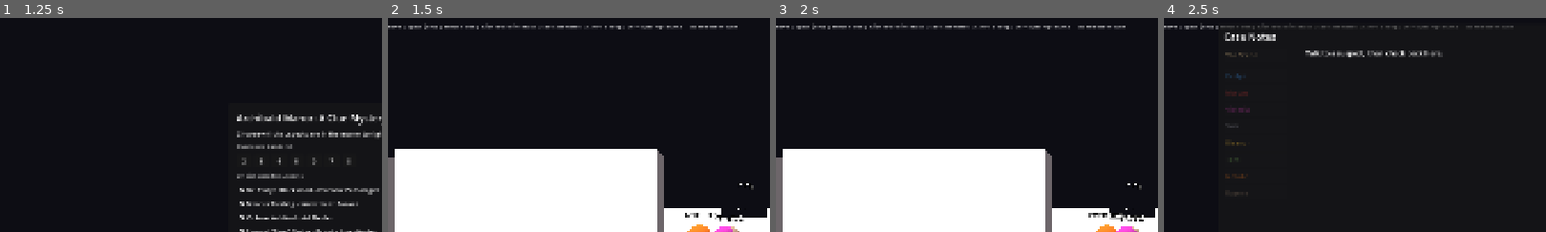
Above: before the commit, frames 1-4 (left to right).
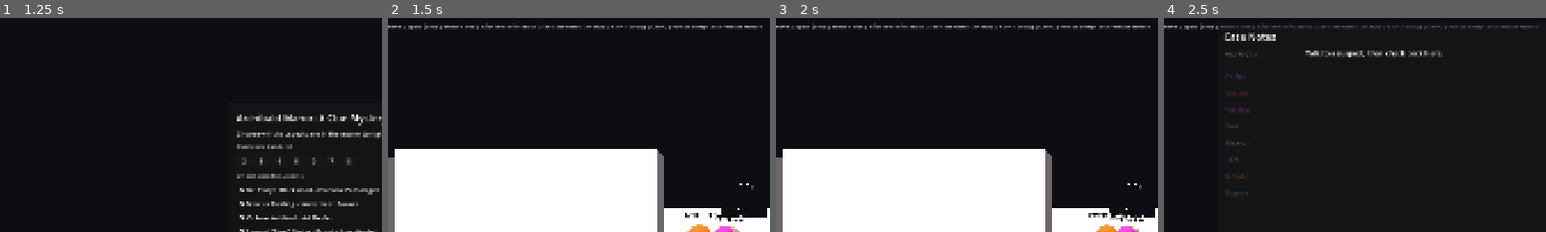
Above: after the commit, the same moments.

Repository: TylerHat/ArchibaldManorMystery
Game: Godot game, scene res://Scenes/Main.tscn
Same seed, same stepped clock (60 frames per second), same inputs: the game is played once before the commit and once after it.
Inputs (mouse positions are % of the whole screen's width and height, from its top left):
- Up to frame 1 (1.25 s): click (49, 77) at 0.52 s; type "12" at 0.6 s
- Up to frame 2 (1.5 s): click "Start Game" at 1.25 s
- Up to frame 3 (2 s): no input
- Up to frame 4 (2.5 s): move the mouse to (55, 49) at 2.02 s; hold W (move_forward) from 2.03 s (still down); hold E (interact) from 2.03 s (still down); click (55, 49) at 2.17 s; tap Space (jump) at 2.27 s; tap Tab (toggle_notes) at 2.3 s
The pictures show only the part of the screen within x 3-53%, y 0-50%; the shares and areas given below are measured in that part.

Frame 1 is identical in both runs. In frame 2, 0.4% of the frame differs, in the area x 52-98%, y 3-6%; in frame 3, 0.4%; in frame 4, 0.2%.

Commit message:
Making menus bigger

Diff:
--- a/scripts/GameManager.gd
+++ b/scripts/GameManager.gd
@@ -253,6 +253,7 @@
 	_add_key_action("move_right", KEY_D)
 	_add_key_action("interact", KEY_E)
 	_add_key_action("toggle_notes", KEY_TAB)
+	_add_key_action("toggle_map", KEY_M)
 	_add_key_action("jump", KEY_SPACE)
 	# Ctrl-modified so they can't be hit by accident, and so the plain number
 	# keys stay free for anything later.
--- a/scripts/Main.gd
+++ b/scripts/Main.gd
@@ -114,6 +114,14 @@
 var accusation_selected_id: String = ""
 var accusation_accuse_button: Button
 var accusation_result_label: Label
+
+# The mansion map (M). Drawn as a 3x3 grid of cells mirroring GRID rather than
+# rendered from the 3D world, because GRID *is* the floor plan - a second
+# viewport would cost far more and tell you nothing extra.
+var map_panel: Panel
+var map_room_cells: Dictionary = {} # room name -> PanelContainer, for the "you are here" highlight
+var map_room_occupants: Dictionary = {} # room name -> RichTextLabel listing who's in it
+var map_refresh_timer: Timer
 
 var notes_panel: Panel
 var notes_log: RichTextLabel
@@ -441,12 +449,18 @@
 		elif examine_panel and examine_panel.visible:
 			close_examine()
 			get_viewport().set_input_as_handled()
+		elif map_panel and map_panel.visible:
+			toggle_map()
+			get_viewport().set_input_as_handled()
 		elif notes_panel and notes_panel.visible:
 			toggle_notes()
 			get_viewport().set_input_as_handled()
 	elif event.is_action_pressed("toggle_notes"):
-		if not (dialogue_panel.visible or group_panel.visible or accusation_panel.visible or examine_panel.visible):
+		if not (dialogue_panel.visible or group_panel.visible or accusation_panel.visible or examine_panel.visible or map_panel.visible):
 			toggle_notes()
+	elif event.is_action_pressed("toggle_map"):
+		if not (dialogue_panel.visible or group_panel.visible or accusation_panel.visible or examine_panel.visible or notes_panel.visible):
+			toggle_map()
 	# exact_match, or a bare "1" fires these too: is_action_pressed() ignores
 	# modifiers by default, so Ctrl+1 and plain 1 would both match.
 	elif event.is_action_pressed("toggle_debug", false, true):
@@ -1127,7 +1141,7 @@
 	ui_layer.add_child(prompt_label)
 
 	var help := Label.new()
-	help.text = "WASD move | Space jump | Mouse look | Click or E to interact | Tab case notes | Ctrl+1 debug | Ctrl+2 prompt dump | Esc release mouse"
+	help.text = "WASD move | Space jump | Mouse look | Click or E to interact | Tab case notes | M map | Ctrl+1 debug | Ctrl+2 prompt dump | Esc release mouse"
 	help.set_anchors_preset(Control.PRESET_TOP_LEFT)
 	help.position = Vector2(16, 16)
 	help.add_theme_font_size_override("font_size", 14)
@@ -1155,6 +1169,7 @@
 	_build_accusation_panel()
 	_build_notes_panel()
 	_build_examine_panel()
+	_build_map_panel()
 	_build_win_panel()
 
 
@@ -1192,6 +1207,220 @@
 	close_button.text = "Done"
 	close_button.pressed.connect(close_examine)
 	vbox.add_child(close_button)
+
+
+# -------------------------------------------------------------- the map --
+# The mansion is a fixed 3x3 GRID of identically sized rooms, so the floor plan
+# is already fully described by that constant. The map is therefore drawn as a
+# 3x3 GridContainer straight from GRID rather than rendered from the 3D world
+# with a second camera: it costs almost nothing, it can never drift out of sync
+# with the real layout, and a top-down render wouldn't show anything a labelled
+# cell doesn't.
+
+const MAP_CELL_SIZE := Vector2(236, 190)
+
+
+func _build_map_panel() -> void:
+	map_panel = Panel.new()
+	map_panel.set_anchors_preset(Control.PRESET_CENTER)
+	# Sized so the nine cells fit at their minimum (3 x 190 plus separations and
+	# margins) with room left for the title, hint and close button, and still
+	# sits comfortably inside the 1080-tall viewport.
+	map_panel.size = Vector2(800, 800)
+	map_panel.position = Vector2(-400, -400)
+	map_panel.visible = false
+	ui_layer.add_child(map_panel)
+
+	var vbox := VBoxContainer.new()
+	vbox.set_anchors_preset(Control.PRESET_FULL_RECT)
+	vbox.offset_left = 16
+	vbox.offset_top = 16
+	vbox.offset_right = -16
+	vbox.offset_bottom = -16
+	vbox.add_theme_constant_override("separation", 10)
+	map_panel.add_child(vbox)
+
+	var title := Label.new()
+	title.text = "Archibald Manor"
+	title.add_theme_font_size_override("font_size", 22)
+	vbox.add_child(title)
+
+	var hint := Label.new()
+	hint.text = "The front door is at the bottom, off the Hall. Positions update while the map is open."
+	hint.add_theme_font_size_override("font_size", 13)
+	hint.add_theme_color_override("font_color", Color(1, 1, 1, 0.55))
+	vbox.add_child(hint)
+
+	var grid := GridContainer.new()
+	grid.columns = 3
+	grid.add_theme_constant_override("h_separation", 8)
+	grid.add_theme_constant_override("v_separation", 8)
+	grid.size_flags_vertical = Control.SIZE_EXPAND_FILL
+	vbox.add_child(grid)
+
+	# GRID row 0 is the north side of the mansion and row 2 holds the Hall and
+	# the front door, so walking the rows in order already yields the map the
+	# right way up - entrance at the bottom, the way a floor plan is normally
+	# drawn - with no flipping needed.
+	for row in GRID:
+		for rname in row:
+			grid.add_child(_build_map_cell(String(rname)))
+
+	var close_btn := Button.new()
+	close_btn.text = "Close (M)"
+	close_btn.pressed.connect(toggle_map)
+	vbox.add_child(close_btn)
+
+	# Suspects keep walking between rooms while you're reading the map, so it
+	# has to keep up. Polling twice a second is far cheaper than reacting to
+	# every movement step, and is well inside the time it takes anyone to cross
+	# a room, so nothing visibly lags.
+	map_refresh_timer = Timer.new()
+	map_refresh_timer.wait_time = 0.5
+	map_refresh_timer.autostart = true
+	map_refresh_timer.timeout.connect(_on_map_refresh_timer)
+	add_child(map_refresh_timer)
+
+
+func _build_map_cell(rname: String) -> Control:
+	var is_murder_room := rname == _murder_room_name()
+
+	var cell := PanelContainer.new()
+	cell.custom_minimum_size = MAP_CELL_SIZE
+	cell.size_flags_horizontal = Control.SIZE_EXPAND_FILL
+	cell.size_flags_vertical = Control.SIZE_EXPAND_FILL
+
+	# Darkened room colors so each cell is recognisably the same room you see
+	# underfoot in 3D, while staying dark enough for white text to sit on.
+	var sb := StyleBoxFlat.new()
+	sb.bg_color = _map_base_color(rname)
+	sb.set_border_width_all(3 if is_murder_room else 1)
+	sb.border_color = Color(0.9, 0.25, 0.25) if is_murder_room else Color(1, 1, 1, 0.25)
+	sb.set_corner_radius_all(6)
+	sb.content_margin_left = 12
+	sb.content_margin_right = 12
+	sb.content_margin_top = 10
+	sb.content_margin_bottom = 10
+	cell.add_theme_stylebox_override("panel", sb)
+
+	var v := VBoxContainer.new()
+	v.add_theme_constant_override("separation", 4)
+	cell.add_child(v)
+
+	var name_label := Label.new()
+	name_label.text = rname
+	name_label.add_theme_font_size_override("font_size", 18)
+	v.add_child(name_label)
+
+	if is_murder_room:
+		var murder_label := Label.new()
+		murder_label.text = "MURDER SCENE"
+		murder_label.add_theme_font_size_override("font_size", 13)
+		murder_label.add_theme_color_override("font_color", Color(1, 0.42, 0.42))
+		v.add_child(murder_label)
+
+	var occupants := RichTextLabel.new()
+	occupants.bbcode_enabled = true
+	occupants.fit_content = true
+	occupants.scroll_active = false
+	occupants.add_theme_font_size_override("normal_font_size", 15)
+	occupants.size_flags_vertical = Control.SIZE_EXPAND_FILL
+	v.add_child(occupants)
+
+	map_room_cells[rname] = cell
+	map_room_occupants[rname] = occupants
+	return cell
+
+
+func _map_base_color(rname: String) -> Color:
+	var c: Color = ROOM_COLORS.get(rname, Color(0.8, 0.75, 0.65))
+	return c.darkened(0.62)
+
+
+## GameManager stores the murder room with its article ("the Billiard Room")
+## because that string is dropped straight into the prose of every suspect
+## briefing. The map needs the bare name to match against GRID.
+func _murder_room_name() -> String:
+	return String(GameManager.murder_room).trim_prefix("the ").strip_edges()
+
+
+func _on_map_refresh_timer() -> void:
+	if map_panel != null and map_panel.visible:
+		_refresh_map()
+
+
+func toggle_map() -> void:
+	if win_panel.visible:
+		return
+	map_panel.visible = not map_panel.visible
+	if map_panel.visible:
+		_refresh_map()
+		player.set_mouse_captured(false)
+	elif not dialogue_panel.visible and not accusation_panel.visible and not notes_panel.visible:
+		player.set_mouse_captured(true)
+
+
+## Repaints who is standing where. Only the occupant text and the "you are
+## here" tint change - the cells themselves are built once, since the floor
+## plan never changes during a game.
+func _refresh_map() -> void:
+	var player_room := ""
+	if is_instance_valid(player):
+		player_room = _room_at(player.global_position)
+
+	# Bucket the suspects by room in a single pass, rather than scanning all
+	# eight NPCs again for each of the nine cells.
+	#
+	# Placed by actual world position, NOT by NPCCharacter.current_room:
+	# begin_travel() sets current_room to the DESTINATION the moment a suspect
+	# sets off, so trusting it would teleport someone across the map the
+	# instant they were told "go to the Library", while they're still visibly
+	# in the Kitchen. _room_at() is the same function that places the
+	# detective, so everyone on the map is located the same honest way.
+	var by_room := {}
+	for id in npc_nodes.keys():
+		var npc = npc_nodes[id]
+		if not is_instance_valid(npc):
+			continue
+		var r := _room_at(npc.global_position)
+		if not by_room.has(r):
+			by_room[r] = []
+		by_room[r].append(String(id))
+
+	for rname in map_room_occupants.keys():
+		var key := String(rname)
+		var lines := []
+		if key == player_room:
+			lines.append("[b]You are here[/b]")
+		for id in by_room.get(key, []):
+			var c := GameManager.get_character(String(id))
+			var col: Color = NPC_COLORS.get(id, Color.WHITE)
+			var entry := "[color=#%s]%s[/color]" % [col.to_html(false), String(c.get("name", id))]
+			# Someone mid-walk is only passing through, which matters if you're
+			# about to head over expecting to find them there.
+			var npc2 = npc_nodes.get(id)
+			if is_instance_valid(npc2) and String(npc2.state) == "moving":
+				entry += " [color=#ffffff66][i]- on the move[/i][/color]"
+			lines.append(entry)
+
+		var label: RichTextLabel = map_room_occupants[key]
+		if lines.is_empty():
+			label.text = "[color=#ffffff55][i]empty[/i][/color]"
+		else:
+			label.text = "\n".join(PackedStringArray(lines))
+
+		# A gentle lift on the room you're standing in. Deliberately a
+		# background change rather than a border one, so it can't be confused
+		# with - or painted over - the murder scene's red border.
+		var cell: PanelContainer = map_room_cells[key]
+		var sb := cell.get_theme_stylebox("panel") as StyleBoxFlat
+		var base := _map_base_color(key)
+		if sb == null:
+			continue
+		if key == player_room:
+			sb.bg_color = base.lightened(0.18)
+		else:
+			sb.bg_color = base
 
 
 func _build_dialogue_panel() -> void:
@@ -2211,7 +2440,7 @@
 				notes_selected_char = EVIDENCE_TAB
 		_select_notes_character(notes_selected_char)
 		player.set_mouse_captured(false)
-	elif not dialogue_panel.visible and not accusation_panel.visible:
+	elif not dialogue_panel.visible and not accusation_panel.visible and not map_panel.visible:
 		player.set_mouse_captured(true)
 
 
